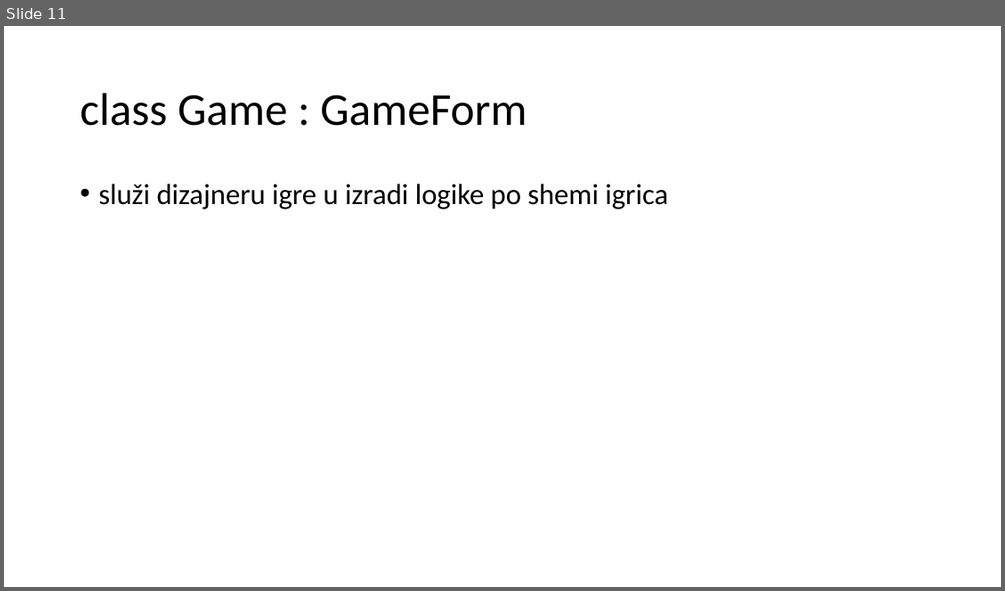
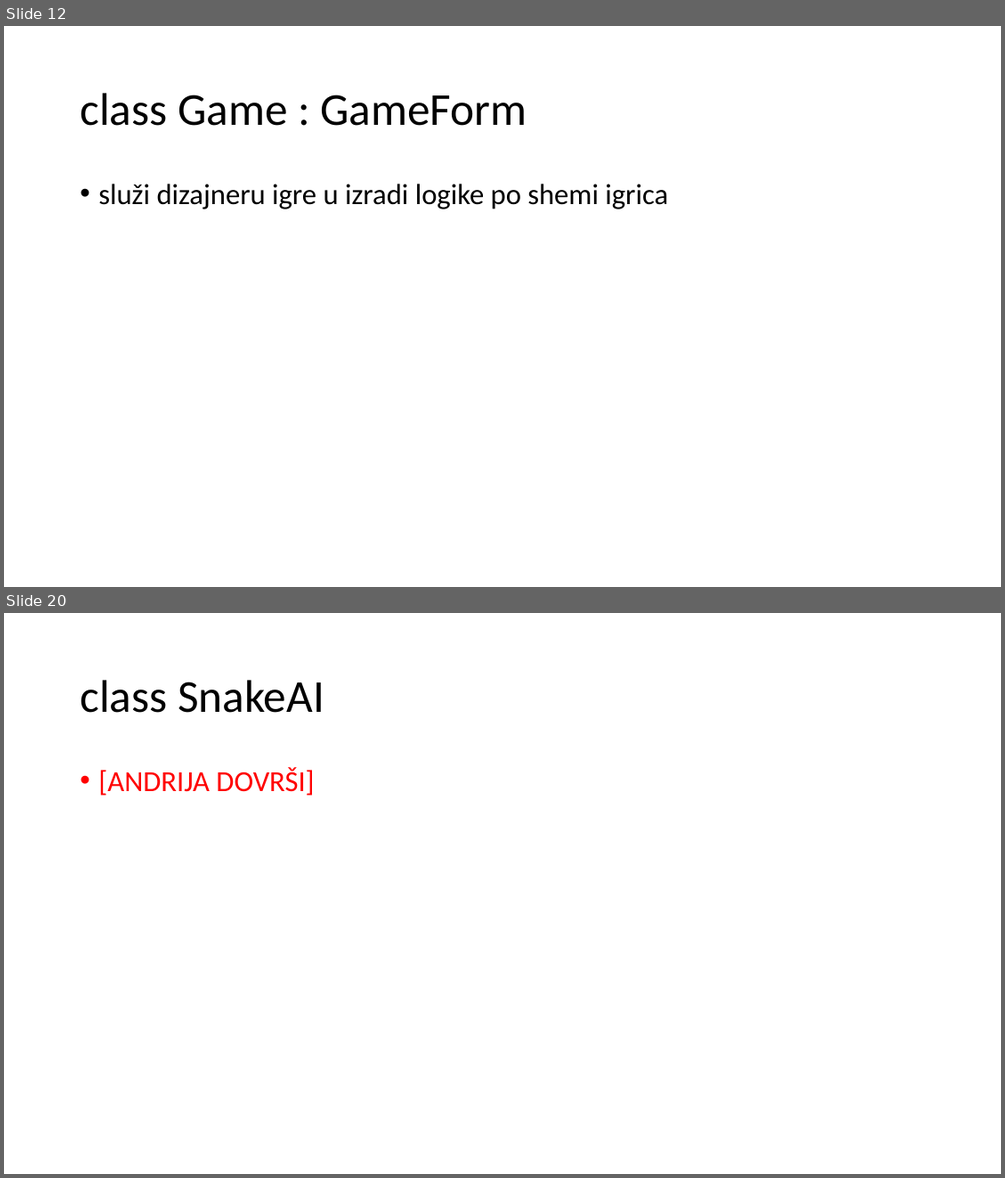
Before and after one commit to mihapetr/Zmija, a slide deck: docs/Zmijica.pptx. Shown one above the other, each under a label of ours: slide 11 before the commit, slides 12 and 20 after it; the slides between them are not shown. The pictures are 1005x591 and 1005x1178 pixels, drawn with LibreOffice and Linux fonts; fonts in the diff are those of the drawing. Boxes give left, top, right and bottom in pixels: in the first picture for what was removed or moved away, otherwise in the second. Text is boxed around its words. In the diff, an @@ line names an element or a change of style, - is before the commit and + after.

```diff
--- a/docs/Zmijica.pptx
+++ b/docs/Zmijica.pptx
@@ slide 20 added at (4, 613, 1001, 1174), background #FFFFFF @@
@@ title added at (80, 680, 324, 713), 44 pt, text #000000 @@
+class SnakeAI
@@ text added at (98, 767, 314, 795), 28 pt, text #FF0000 @@
+• [ANDRIJA DOVRŠI]
@@ what was slide 11 is now slide 12 @@
```
Also in this commit, not shown: 6 slides changed, 6 other slides added, 2 slides removed, 1 other file.
